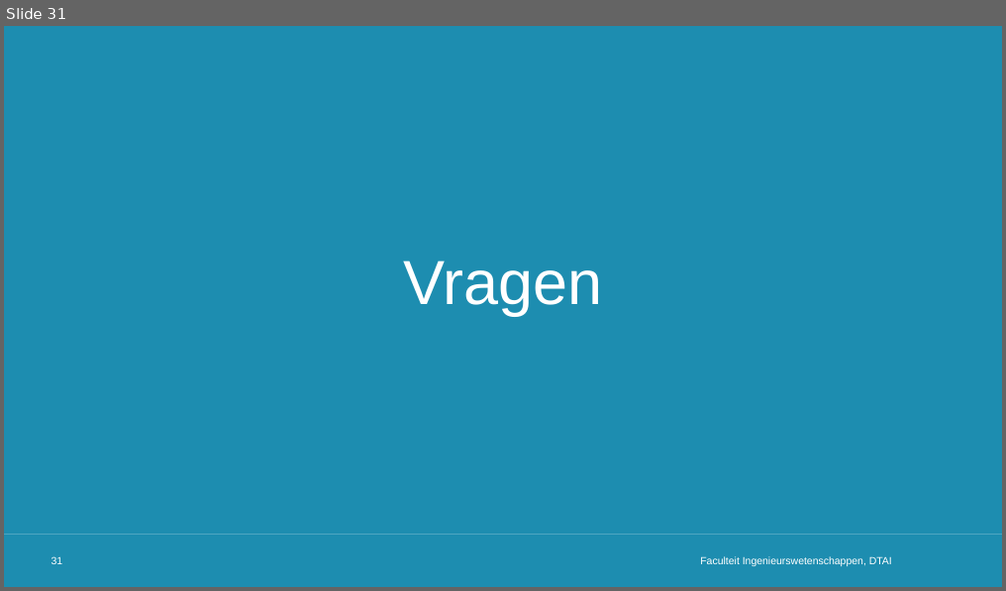
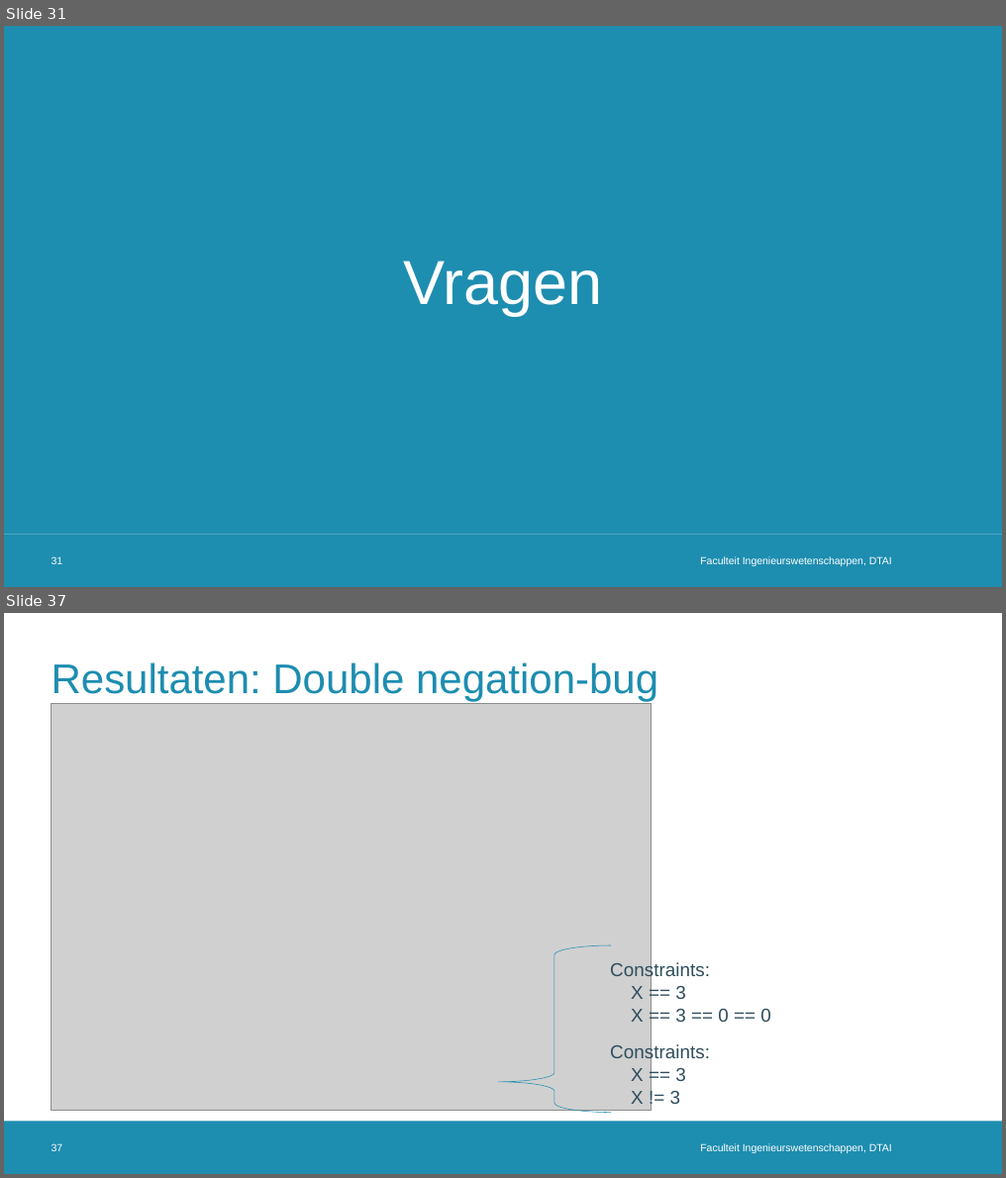
Before and after one commit to rubenkindt/Masterproef-paper-RubenKindt, a slide deck: Milestones/M3 december presentation/M3.pptx. Shown one above the other, each under a label of ours: slide 31 before the commit, slides 31 and 37 after it; the slides between them are not shown. The pictures are 1006x591 and 1006x1178 pixels, drawn with LibreOffice and Linux fonts; fonts in the diff are those of the drawing; grey boxes stand for pictures; background and template pictures are left out. Boxes give left, top, right and bottom in pixels: in the first picture for what was removed or moved away, otherwise in the second. Text is boxed around its words. In the diff, an @@ line names an element or a change of style, - is before the commit and + after.

```diff
--- a/Milestones/M3 december presentation/M3.pptx
+++ b/Milestones/M3 december presentation/M3.pptx
@@ slide 37 added at (4, 613, 1002, 1174), background #FFFFFF; not listed: 1 template element that a slide beside it also shows @@
@@ title added at (52, 663, 658, 702), 40 pt, text #1D8DB0 @@
+Resultaten: Double negation-bug
@@ picture added at (52, 704, 650, 1112) @@
@@ left brace added at (498, 946, 611, 1112), outline #1D8DB0 0.5 pt @@
@@ text added at (610, 962, 771, 1022), 18 pt, text #2F4D5D @@
+Constraints:
+X == 3
+X == 3 == 0 == 0
@@ text added at (610, 1045, 710, 1104), 18 pt, text #2F4D5D @@
+Constraints:
+X == 3
+X != 3
@@ page number added at (52, 1144, 63, 1152), 10 pt, text #FFFFFF @@
+37
@@ text added at (700, 1144, 892, 1154), 10 pt, text #FFFFFF @@
+Faculteit Ingenieurswetenschappen, DTAI
```
Also in this commit, not shown: 10 slides changed, 6 other slides added, 1 other file.
